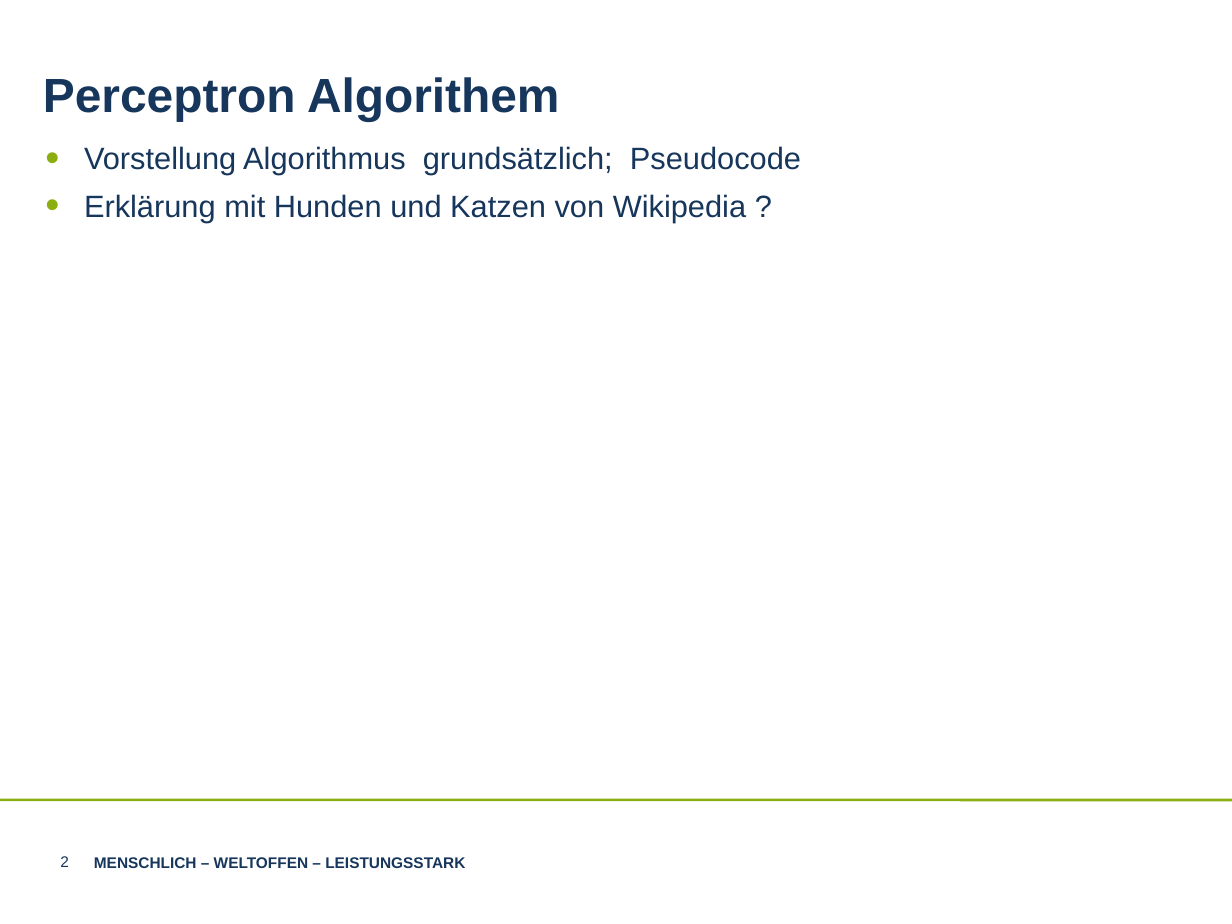
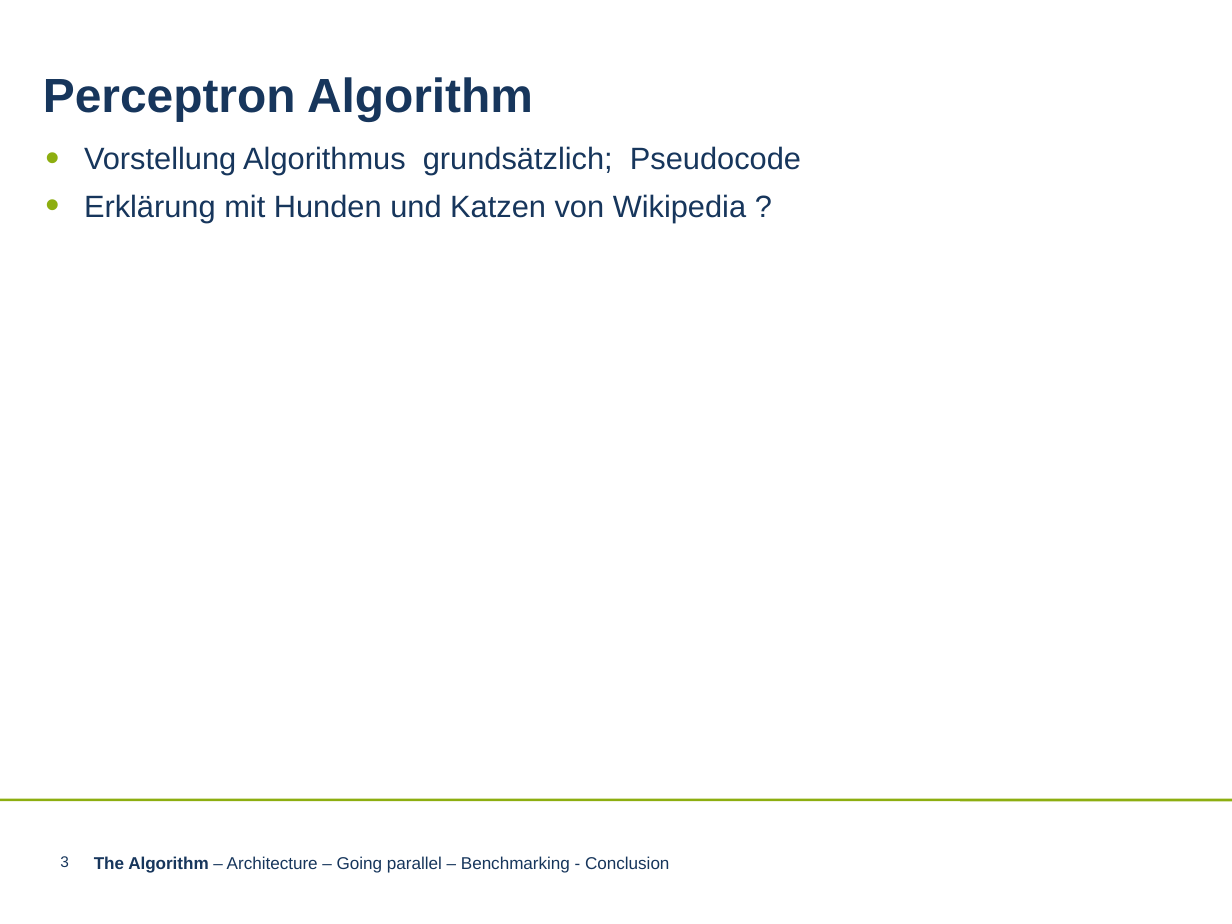
Before and after one commit to LnFlg/Perceptron, a slide deck: slide 3 of Perceptron Algorithem.ppt (slide 2 before the commit). Drawn at 1232x924 pixels with LibreOffice and Linux fonts; fonts in the diff are those of the drawing; background and template pictures are left out. Boxes give left, top, right and bottom in pixels: in the first picture for what was removed or moved away, otherwise in the second. Text is boxed around its words. In the diff, an @@ line names an element or a change of style, - is before the commit and + after.

```diff
--- a/Perceptron Algorithem.ppt
+++ b/Perceptron Algorithem.ppt
@@ text at box(43, 77, 533, 121): text changed @@
-Perceptron Algorithem
+Perceptron Algorithm
@@ page number at box(60, 856, 69, 867): text changed @@
-2
+3
@@ text removed at box(94, 857, 465, 868) @@
-MENSCHLICH – WELTOFFEN – LEISTUNGSSTARK
@@ text added at box(94, 856, 669, 873), 10 pt, text #17365C @@
+The Algorithm – Architecture – Going parallel – Benchmarking - Conclusion
```
Also in this commit, not shown: 5 other slides changed, 7 slides added, 6 slides removed, 1 other file.
